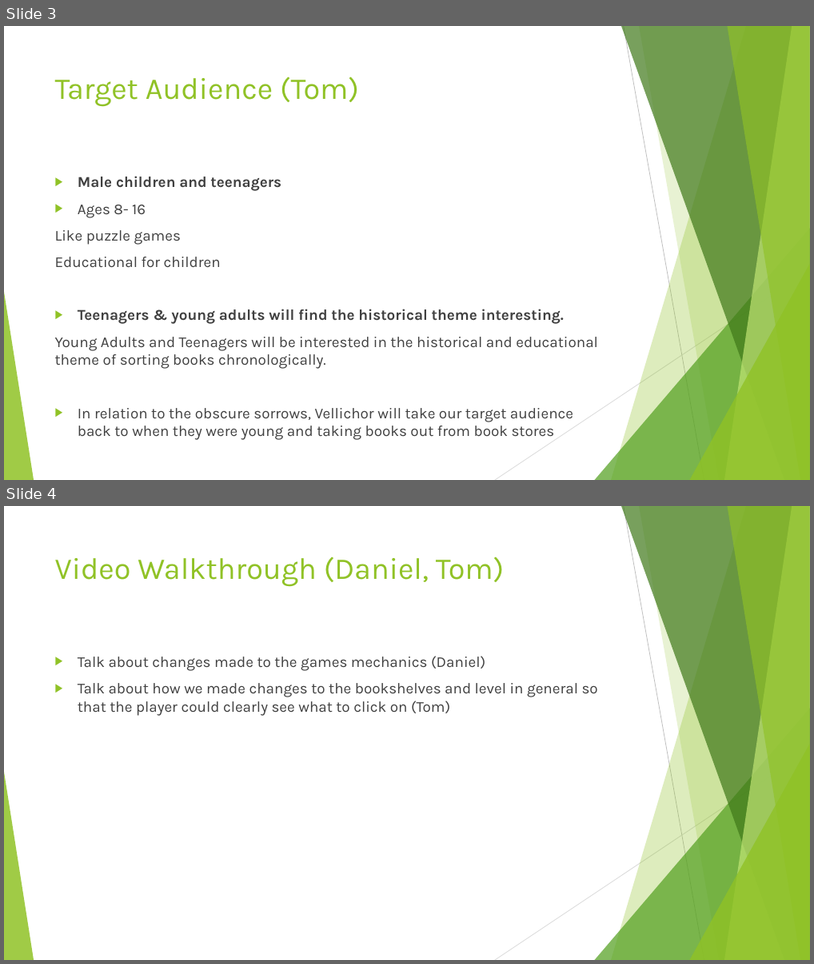
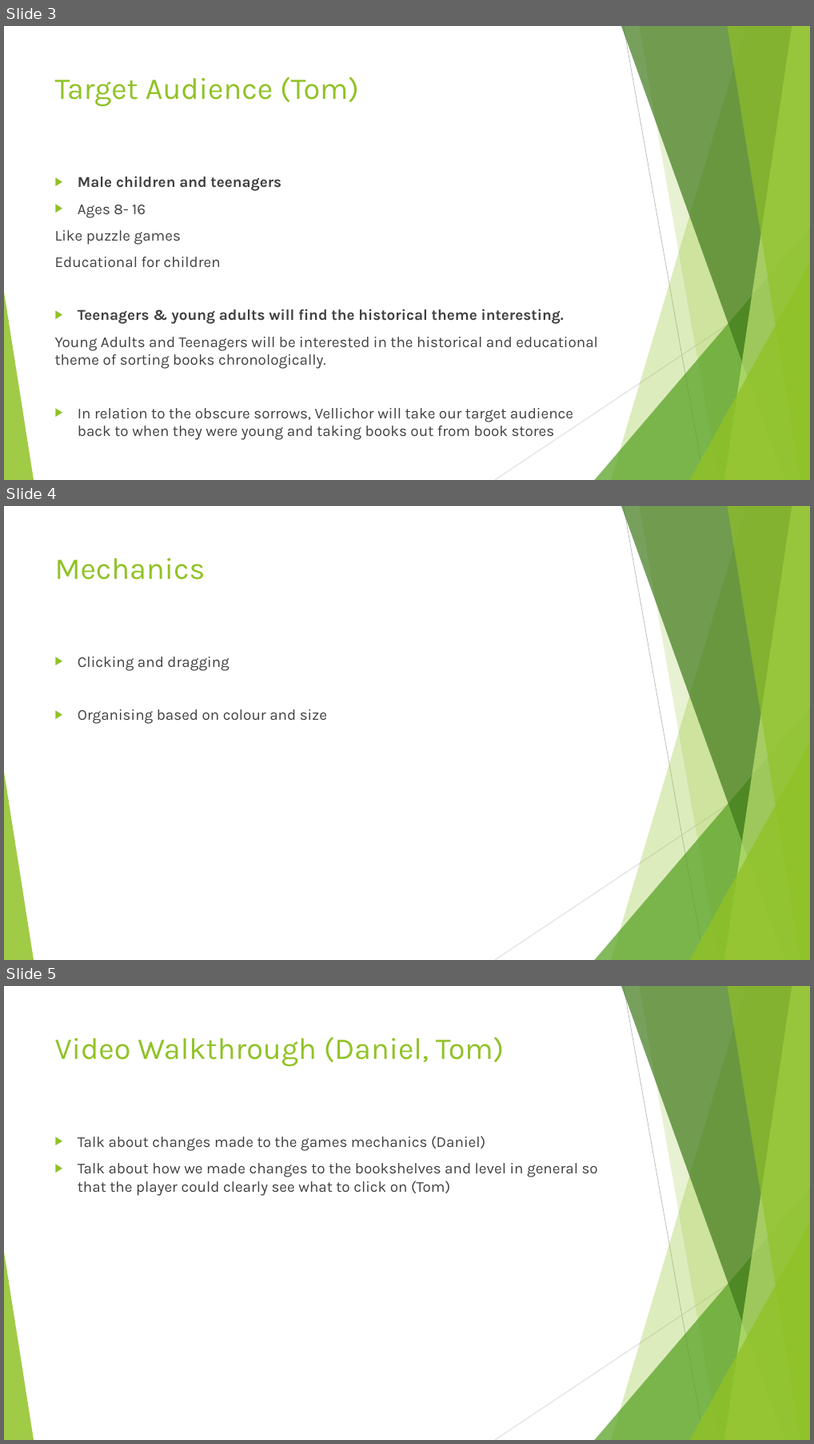
Before and after one commit to UoSGamesGroups/first-semester-l4-5-group-14, a slide deck: Management/Presentations/FINAL GROUP PRESENTATION.pptx. Shown one above the other, each under a label of ours: slides 3 and 4 before the commit, slides 3, 4 and 5 after it. The pictures are 814x964 and 814x1444 pixels, drawn with LibreOffice and Linux fonts; fonts in the diff are those of the drawing. Boxes give left, top, right and bottom in pixels: in the first picture for what was removed or moved away, otherwise in the second. Text is boxed around its words. In the diff, an @@ line names an element or a change of style, - is before the commit and + after.

```diff
--- a/Management/Presentations/FINAL GROUP PRESENTATION.pptx
+++ b/Management/Presentations/FINAL GROUP PRESENTATION.pptx
@@ slide 4 added at bbox=[4, 506, 810, 960], background #FFFFFF; not listed: 10 template elements that a slide beside it also shows @@
@@ title added at bbox=[55, 558, 206, 580], 36 pt, text #90C226 @@
+Mechanics
@@ text added at bbox=[78, 656, 327, 724], 18 pt, text #404040 @@
+▶ Clicking and dragging
+▶ Organising based on colour and size
@@ what was slide 4 is now slide 5 @@
```
Also in this commit, not shown: 2 slides changed, 1 other slide added.
